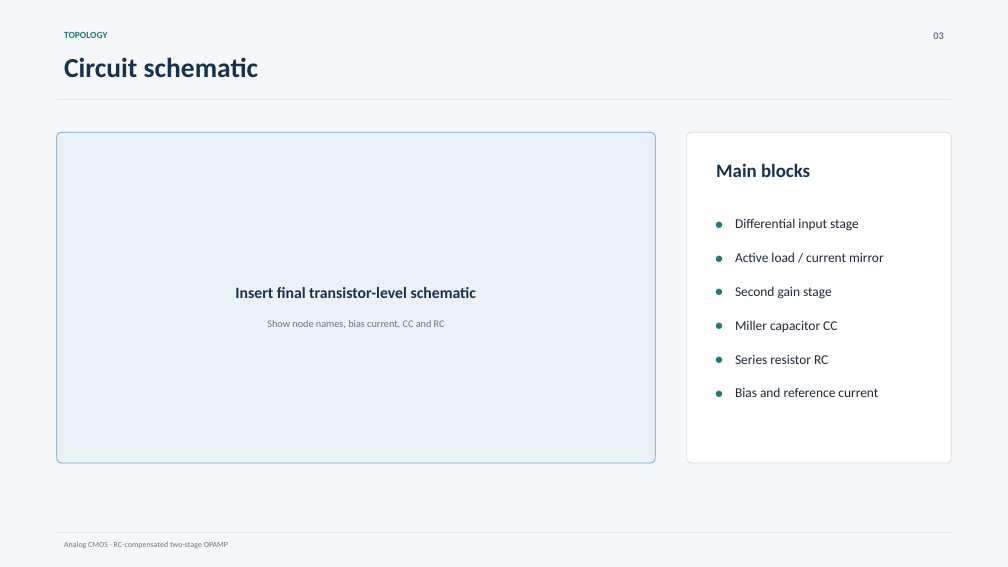
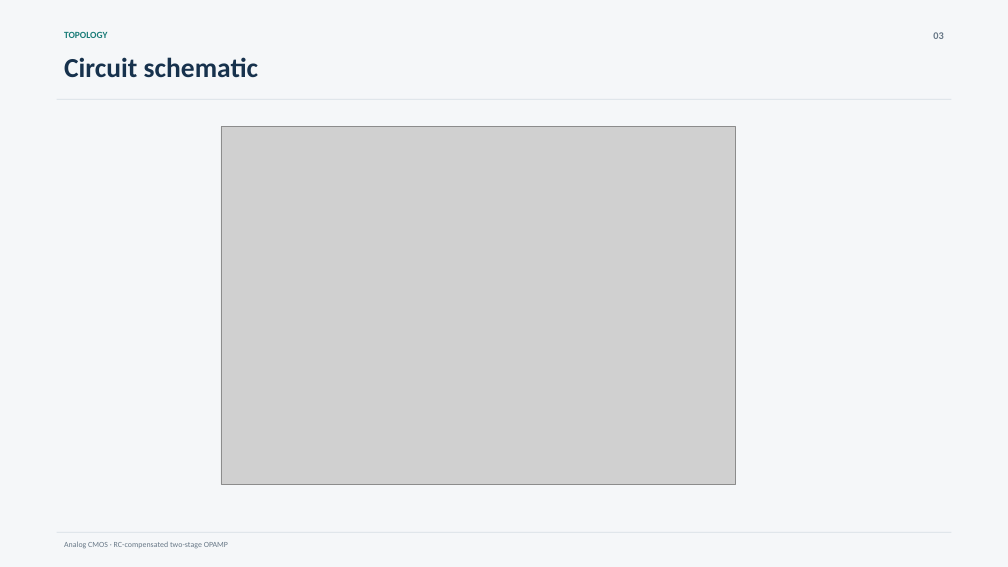
Before and after one commit to danieldongzy-boop/Notes, a slide deck: slide 3 of Uni Freiburg/Analog Cmos/rc_compensated_opamp_presentation_10slides.pptx. Drawn at 1008x567 pixels with LibreOffice and Linux fonts; fonts in the diff are those of the drawing; grey boxes stand for pictures. Boxes give left, top, right and bottom in pixels: in the first picture for what was removed or moved away, otherwise in the second. Text is boxed around its words. In the diff, an @@ line names an element or a change of style, - is before the commit and + after.

```diff
--- a/Uni Freiburg/Analog Cmos/rc_compensated_opamp_presentation_10slides.pptx
+++ b/Uni Freiburg/Analog Cmos/rc_compensated_opamp_presentation_10slides.pptx
@@ rounded rectangle removed at [57, 132, 656, 464] @@
@@ picture added at [221, 127, 736, 485] @@
@@ rounded rectangle removed at [687, 132, 951, 464] @@
@@ text removed at [716, 163, 810, 177] @@
-Main blocks
@@ text removed at [709, 206, 724, 240] @@
-•
@@ text removed at [735, 218, 859, 231] @@
-Differential input stage
@@ text removed at [709, 240, 724, 274] @@
-•
@@ text removed at [735, 252, 884, 262] @@
-Active load / current mirror
@@ text removed at [235, 287, 476, 298] @@
-Insert final transistor-level schematic
@@ text removed at [709, 274, 724, 308] @@
-•
@@ text removed at [735, 286, 832, 299] @@
-Second gain stage
@@ text removed at [267, 320, 445, 328] @@
-Show node names, bias current, CC and RC
@@ text removed at [709, 308, 724, 342] @@
-•
@@ text removed at [735, 320, 837, 332] @@
-Miller capacitor CC
@@ text removed at [709, 342, 724, 376] @@
-•
@@ text removed at [735, 355, 828, 364] @@
-Series resistor RC
@@ text removed at [709, 376, 724, 410] @@
-•
@@ text removed at [735, 387, 878, 397] @@
-Bias and reference current
```
Also in this commit, not shown: 6 other slides changed, 3 slides added, 2 slides removed, 4 other files.
